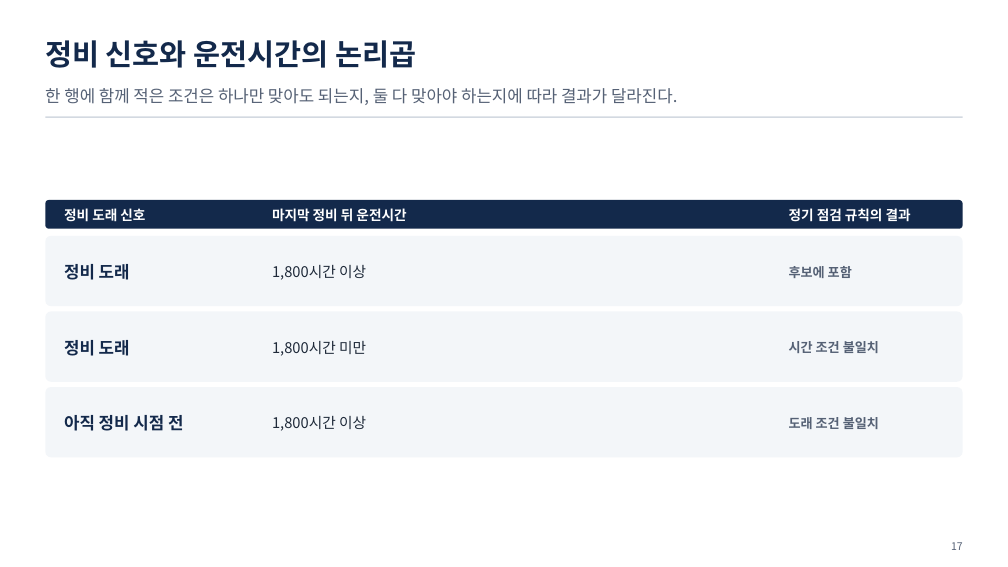
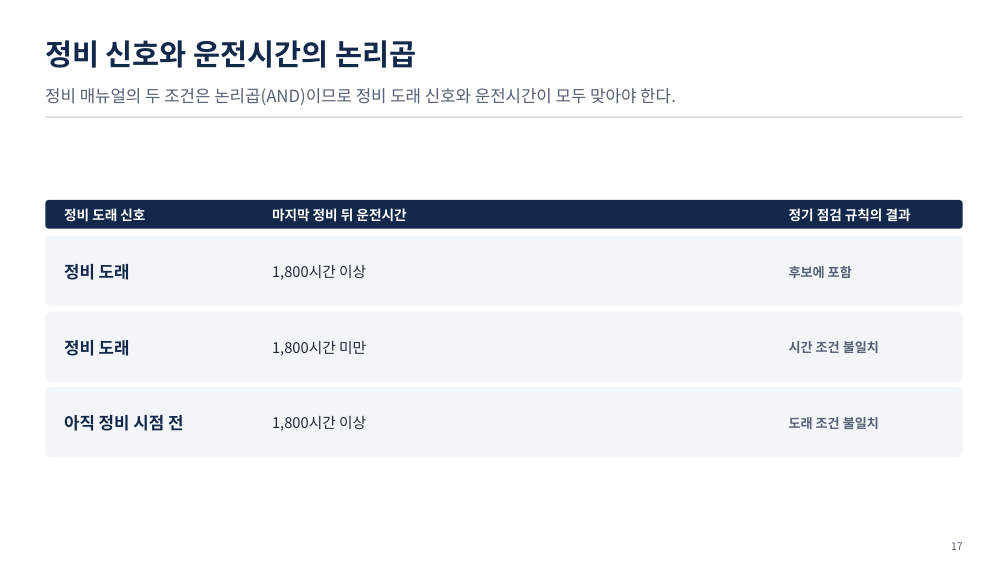
Before and after one commit to uengine-oss/hyd-iot-edu, a slide deck: slide 17 of workspace/강의제작/산출물/통합반/이론_오프라인/03회차/통합반_오프라인_03회차.pptx. Drawn at 1008x567 pixels with LibreOffice and Linux fonts; fonts in the diff are those of the drawing. Boxes give left, top, right and bottom in pixels: in the first picture for what was removed or moved away, otherwise in the second. Text is boxed around its words. In the diff, an @@ line names an element or a change of style, - is before the commit and + after.

Commit message:
통합 3회차 판단 규칙의 논리곱과 일치 정책을 설명하고 오프라인 대응 장을 일치시킴

```diff
--- a/workspace/강의제작/산출물/통합반/이론_오프라인/03회차/통합반_오프라인_03회차.pptx
+++ b/workspace/강의제작/산출물/통합반/이론_오프라인/03회차/통합반_오프라인_03회차.pptx
@@ text at <box>45,88,676,105</box>: text changed @@
-한 행에 함께 적은 조건은 하나만 맞아도 되는지, 둘 다 맞아야 하는지에 따라 결과가 달라진다.
+정비 매뉴얼의 두 조건은 논리곱(AND)이므로 정비 도래 신호와 운전시간이 모두 맞아야 한다.
```
Also in this commit, not shown: 1 other slide changed, 4 other files.
